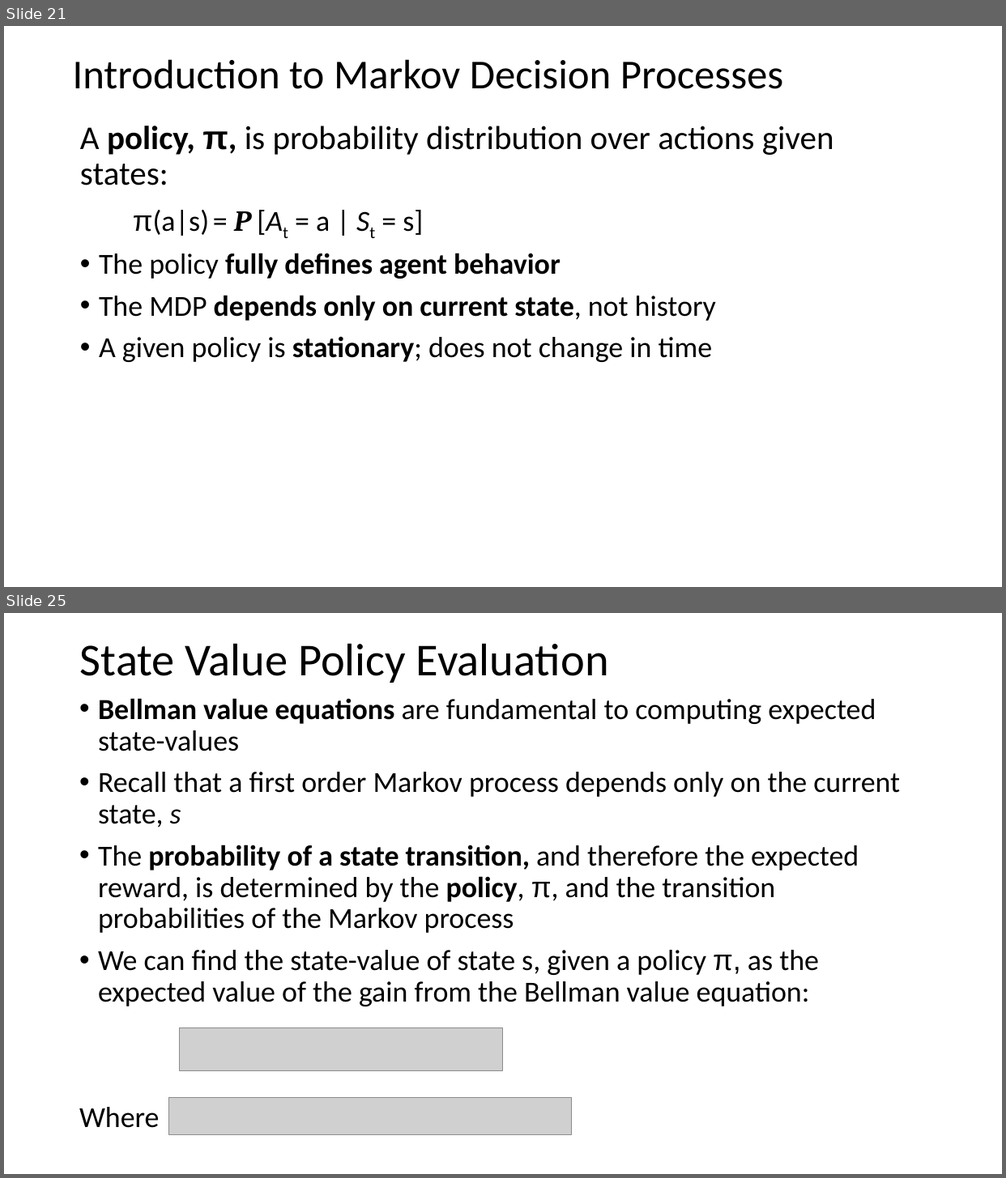
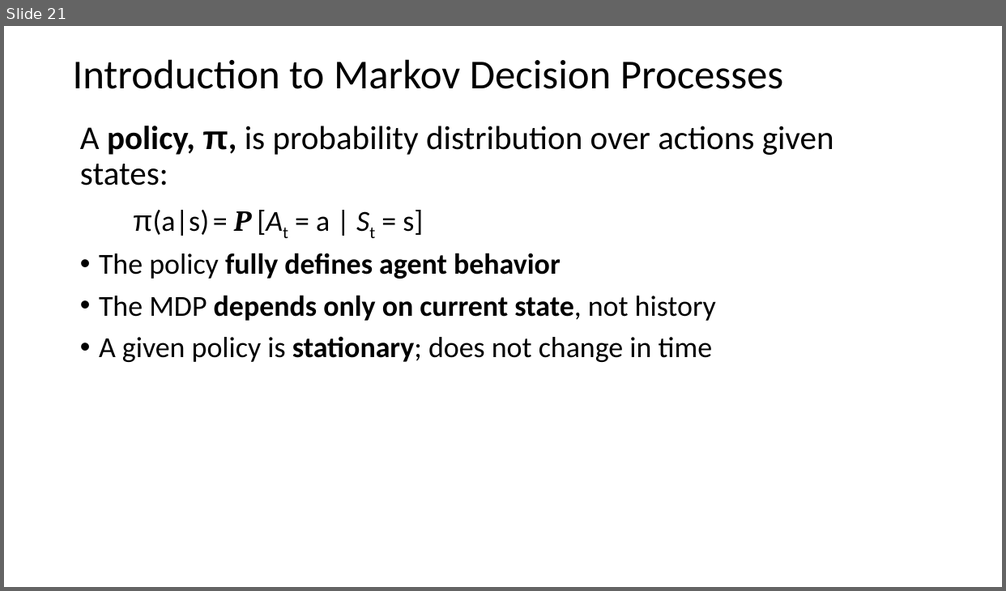
Before and after one commit to StephenElston/MachineLearning530, a slide deck: Lesson8/8_MarkovProcesses.pptx. Shown one above the other, each under a label of ours: slides 21 and 25 before the commit, slide 21 after it; the slides between them are not shown. The pictures are 1006x1178 and 1006x591 pixels, drawn with LibreOffice and Linux fonts; fonts in the diff are those of the drawing; grey boxes stand for pictures. Boxes give left, top, right and bottom in pixels: in the first picture for what was removed or moved away, otherwise in the second. Text is boxed around its words. In the diff, an @@ line names an element or a change of style, - is before the commit and + after.

```diff
--- a/Lesson8/8_MarkovProcesses.pptx
+++ b/Lesson8/8_MarkovProcesses.pptx
@@ slide 25 removed at bbox=[4, 613, 1002, 1174], background #FFFFFF @@
@@ title removed at bbox=[80, 643, 609, 683] @@
-State Value Policy Evaluation
@@ text removed at bbox=[79, 698, 900, 1128] @@
-• Bellman value equations are fundamental to computing expected state-values
-• Recall that a first order Markov process depends only on the current state, s
-• The probability of a state transition, and therefore the expected reward, is determined by the policy, π, and the transition probabilities of the Markov process
-• We can find the state-value of state s, given a policy π, as the expected value of the gain from the Bellman value equation:
-Where
@@ picture removed at bbox=[180, 1029, 503, 1071] @@
@@ picture removed at bbox=[168, 1098, 572, 1135] @@
```
Also in this commit, not shown: 1 slide changed, 8 other slides removed, 2 other files.
